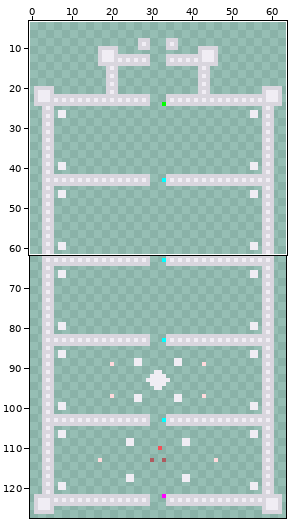
A sprite sheet gets an edit: core/assets/maps/dungeon.png. The first picture is a wide view before the edit; the outline marks the close-up.
Close-up. First the earlier version:
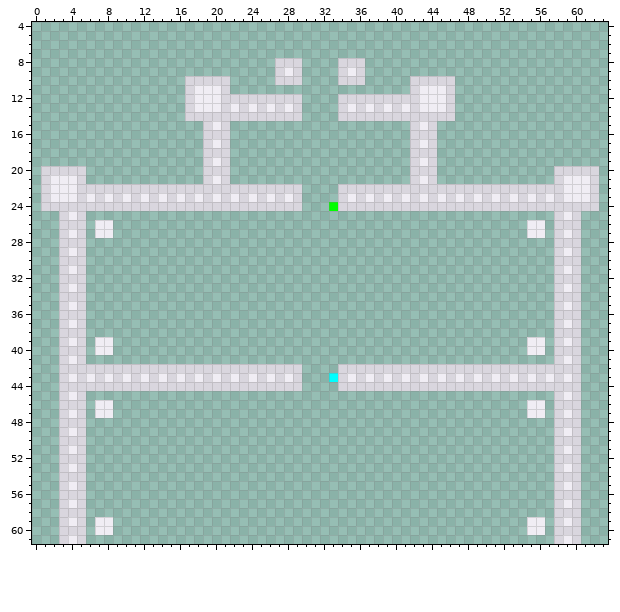
The file is 64x128 pixels. Shown: x 0..63, y 4..61. The wide view leaves out empty margins. The commit also changed other parts of the picture, which this record leaves out.
After:
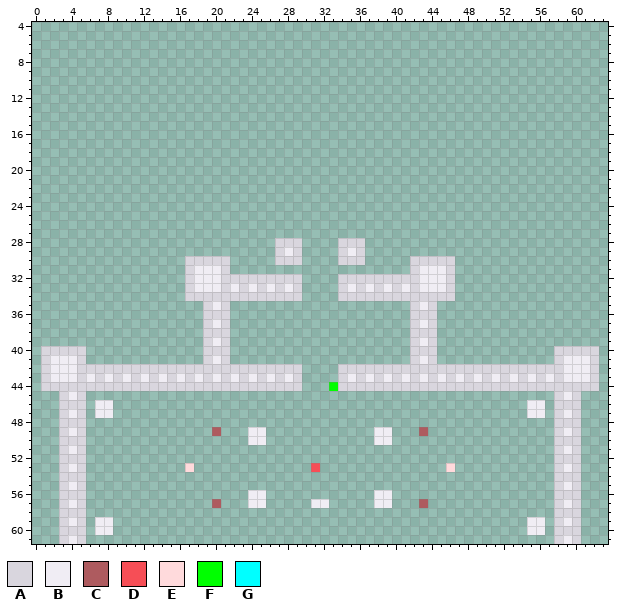
Palette (. is transparent): A #d9d6de  B #f0edf4  C #ae5b5f  D #f64e56  E #ffdadc  F #00ff00  G #00ffff
Difference:
Changed rows in their new state; - is an unchanged pixel.
first column x 1:
 8 --------------------------...----...--------------------------
 9 --------------------------...----...--------------------------
10 ----------------.....-----...----...-----.....----------------
11 ----------------.....--------------------.....----------------
12 ----------------.............----.............----------------
13 ----------------.............----.............----------------
14 ----------------.............----.............----------------
15 ------------------...--------------------...------------------
16 ------------------...--------------------...------------------
17 ------------------...--------------------...------------------
18 ------------------...--------------------...------------------
19 ------------------...--------------------...------------------
20 .....-------------...--------------------...-------------.....
21 .....-------------...--------------------...-------------.....
22 .............................----.............................
23 .............................----.............................
24 .............................---..............................
25 --...----------------------------------------------------...--
26 --...-..----------------------------------------------..-...--
27 --...-..----------------------------------------------..-...--
28 --...---------------------AAA----AAA---------------------...--
29 --...---------------------ABA----ABA---------------------...--
30 --...-----------AAAAA-----AAA----AAA-----AAAAA-----------...--
31 --...-----------ABBBA--------------------ABBBA-----------...--
32 --...-----------ABBBAAAAAAAAA----AAAAAAAAABBBA-----------...--
33 --...-----------ABBBABABABABA----ABABABABABBBA-----------...--
34 --...-----------AAAAAAAAAAAAA----AAAAAAAAAAAAA-----------...--
35 --...-------------ABA--------------------ABA-------------...--
36 --...-------------AAA--------------------AAA-------------...--
37 --...-------------ABA--------------------ABA-------------...--
38 --...-------------AAA--------------------AAA-------------...--
39 --...-..----------ABA--------------------ABA----------..-...--
40 AA----..----------AAA--------------------AAA----------..----AA
41 ABB---------------ABA--------------------ABA---------------BBA
42 ABBB------------------------------------------------------BBBA
43 ABB-----------------------------.--------------------------BBA
44 AA------------------------------F---------------------------AA
first column x 17:
49 ---C---BB------------BB---C---
50 -------BB------------BB-------
53 E-------------D--------------E
56 -------BB------------BB-------
57 ---C---BB-----BB-----BB---C---
Where, in picture pixels (left, top, right, bottom), the same in both close-ups:
changed: (41, 58, 302, 391)
changed: (329, 58, 599, 391)
added: (185, 427, 221, 508)
added: (248, 427, 266, 445)
added: (374, 427, 455, 508)
added: (311, 463, 329, 508)
added: (248, 490, 266, 508)
